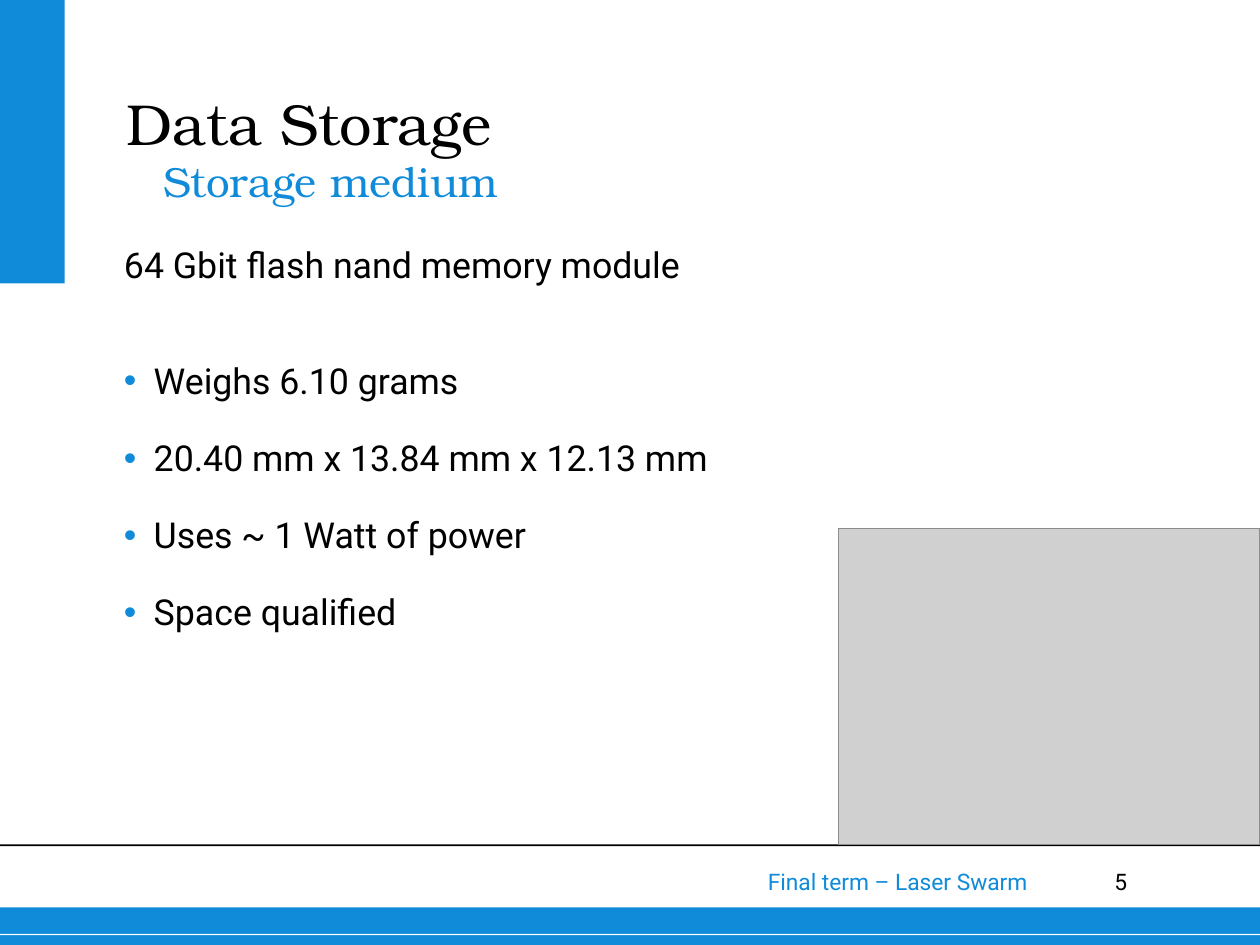
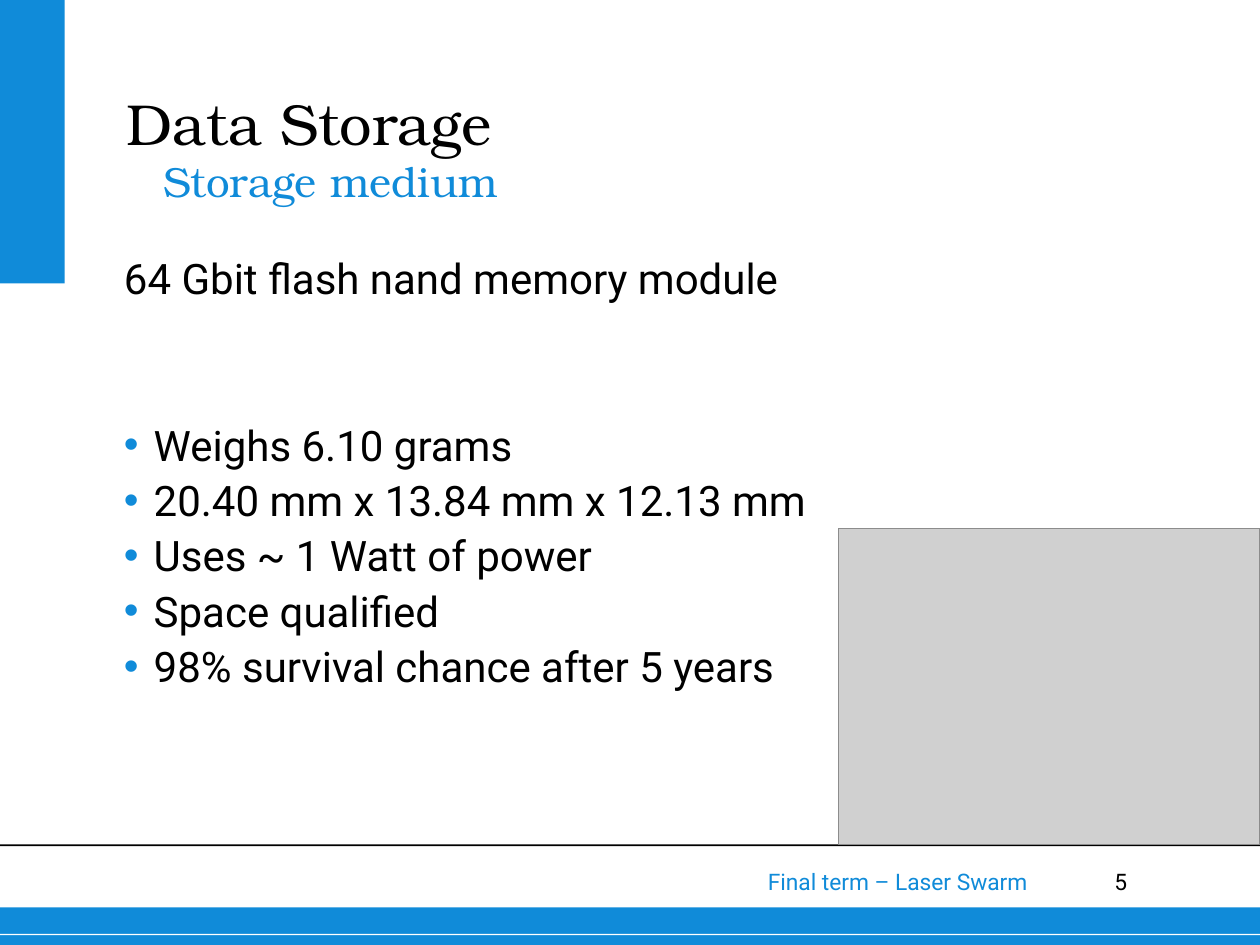
Before and after one commit to thewisenerd/laser-swarm, a slide deck: slide 5 of finalPresentation/subsections/Data Storage.ppt. Drawn at 1260x945 pixels with LibreOffice and Linux fonts; fonts in the diff are those of the drawing; grey boxes stand for pictures; background and template pictures are left out. Boxes give left, top, right and bottom in pixels: in the first picture for what was removed or moved away, otherwise in the second. Text is boxed around its words. In the diff, an @@ line names an element or a change of style, - is before the commit and + after.

```diff
--- a/finalPresentation/subsections/Data Storage.ppt
+++ b/finalPresentation/subsections/Data Storage.ppt
@@ text at bbox=[124, 262, 806, 636]: size 20.4 to 24 pt in "64 Gbit flash nand memory module", "Weighs 6.10 grams", "20.40 mm x 13.84 mm x 12.13 ...", "Uses ~ 1 Watt of power" and 1 more places; line spacing 0.9 to 1.1 @@
@@ text at bbox=[154, 650, 774, 691]: paragraph added @@
+• 98% survival chance after 5 years
```
Also in this commit, not shown: 4 other slides changed.
